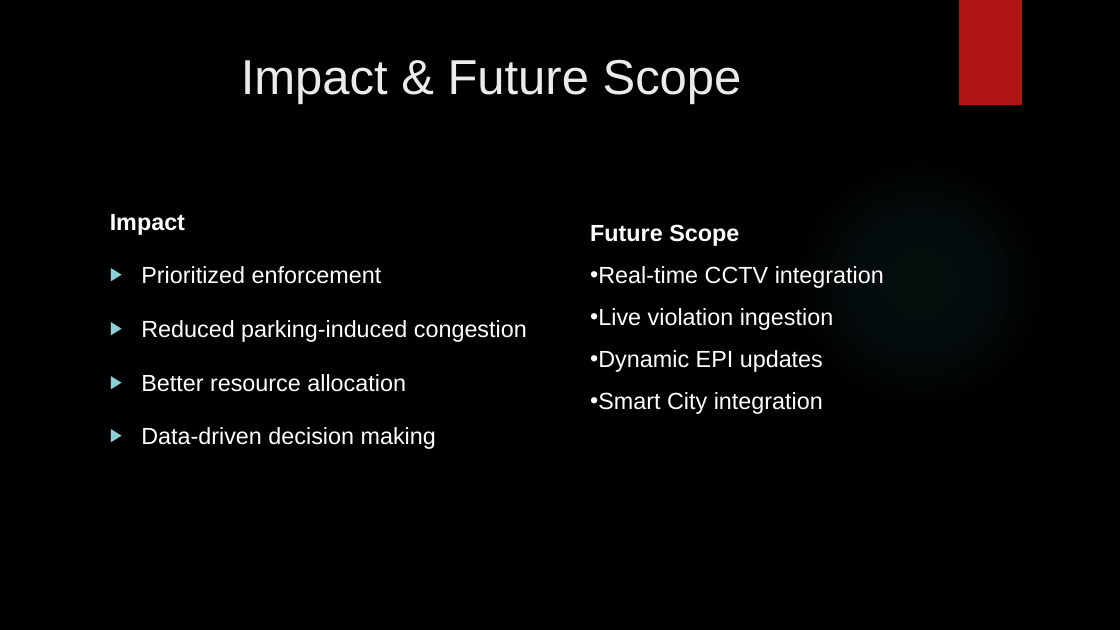
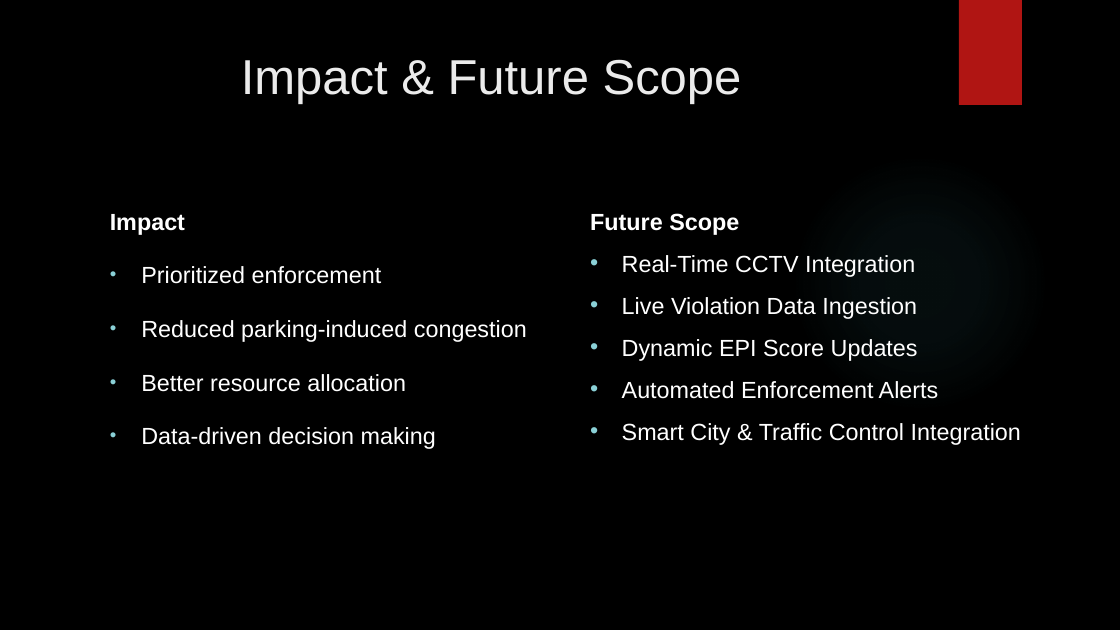
Before and after one commit to GayaStar/Parking-Impact-Intelligence-System, a slide deck: slide 10 of Parking Impact Intelligence System-presentation.pptx. Drawn at 1120x630 pixels with LibreOffice and Linux fonts; fonts in the diff are those of the drawing; background and template pictures are left out. Boxes give left, top, right and bottom in pixels: in the first picture for what was removed or moved away, otherwise in the second. Text is boxed around its words. In the diff, an @@ line names an element or a change of style, - is before the commit and + after.

```diff
--- a/Parking Impact Intelligence System-presentation.pptx
+++ b/Parking Impact Intelligence System-presentation.pptx
@@ text "Future Scope": place and size @@
-text "Future Scope" at (590, 224, 884, 414)
+text "Future Scope" at (590, 213, 1021, 445)
@@ text at (590, 213, 739, 235): line spacing 1 to 1.5 @@
@@ text at (622, 255, 1021, 445): text changed @@
-• Real-time CCTV integration
-• Live violation ingestion
-• Dynamic EPI updates
-• Smart City integration
+• Real-Time CCTV Integration
+• Live Violation Data Ingestion
+• Dynamic EPI Score Updates
+• Automated Enforcement Alerts
+• Smart City & Traffic Control Integration
```
Also in this commit, not shown: 7 other slides changed, 15 other files.
